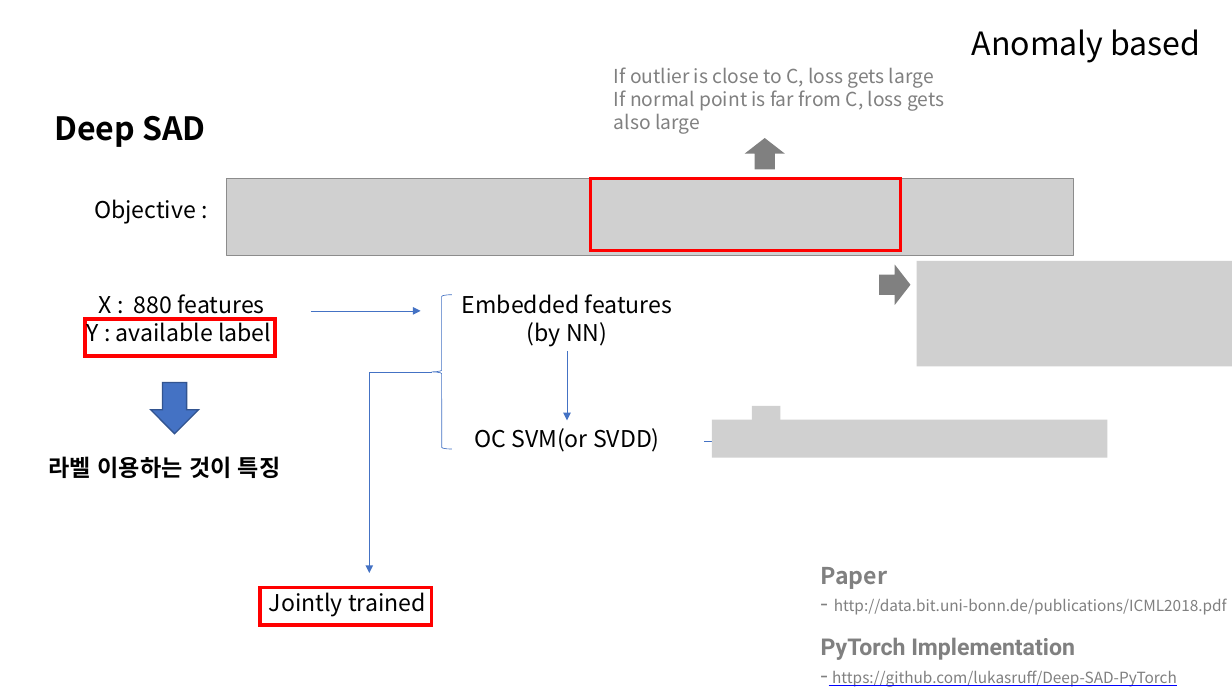
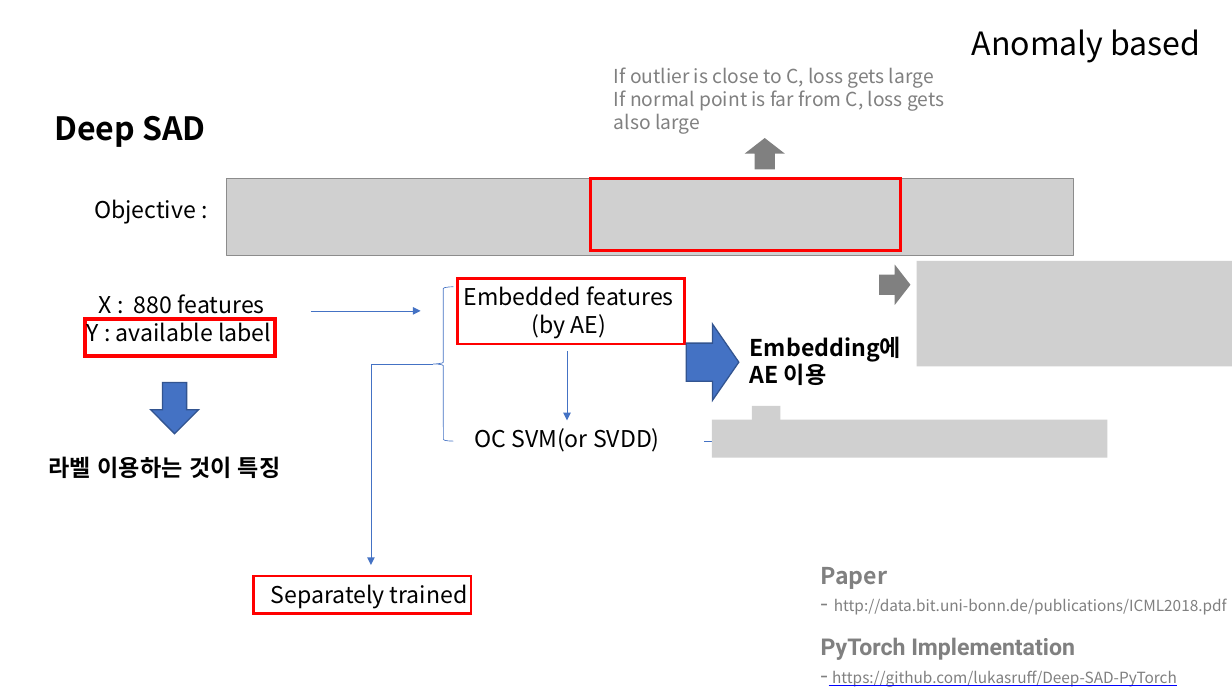
Before and after one commit to 100jy/anomaly-research, a slide deck: slide 25 of fraud_detection.pptx (slide 23 before the commit). Drawn at 1232x693 pixels with LibreOffice and Linux fonts; fonts in the diff are those of the drawing; grey boxes stand for pictures. Boxes give left, top, right and bottom in pixels: in the first picture for what was removed or moved away, otherwise in the second. Text is boxed around its words. In the diff, an @@ line names an element or a change of style, - is before the commit and + after.

```diff
--- a/fraud_detection.pptx
+++ b/fraud_detection.pptx
@@ rectangle added at [457,279,685,345], outline #FF0000 2.25 pt @@
@@ text at [531,314,606,339]: text changed @@
-(by NN)
+(by AE)
@@ right arrow added at [687,324,739,401], fill #4472C4, outline #325491 1 pt @@
@@ text added at [750,336,901,385], 18 pt, text #000000, bold @@
+Embedding에
+AE 이용
@@ 1 text, 1 left brace, 1 elbow arrow: place and size @@
-1 text, 1 left brace, 1 elbow arrow at [370,294,672,573]
+1 text, 1 left brace, 1 elbow arrow at [371,286,673,565]
@@ rectangle: place and size @@
-rectangle at [260,588,432,625]
+rectangle at [254,576,471,613]
@@ rectangle at [254,576,471,613]: outline #FF0000 3 pt to #FF0000 2.25 pt @@
@@ text at [271,584,468,609]: text changed @@
-Jointly trained
+Separately trained
```
